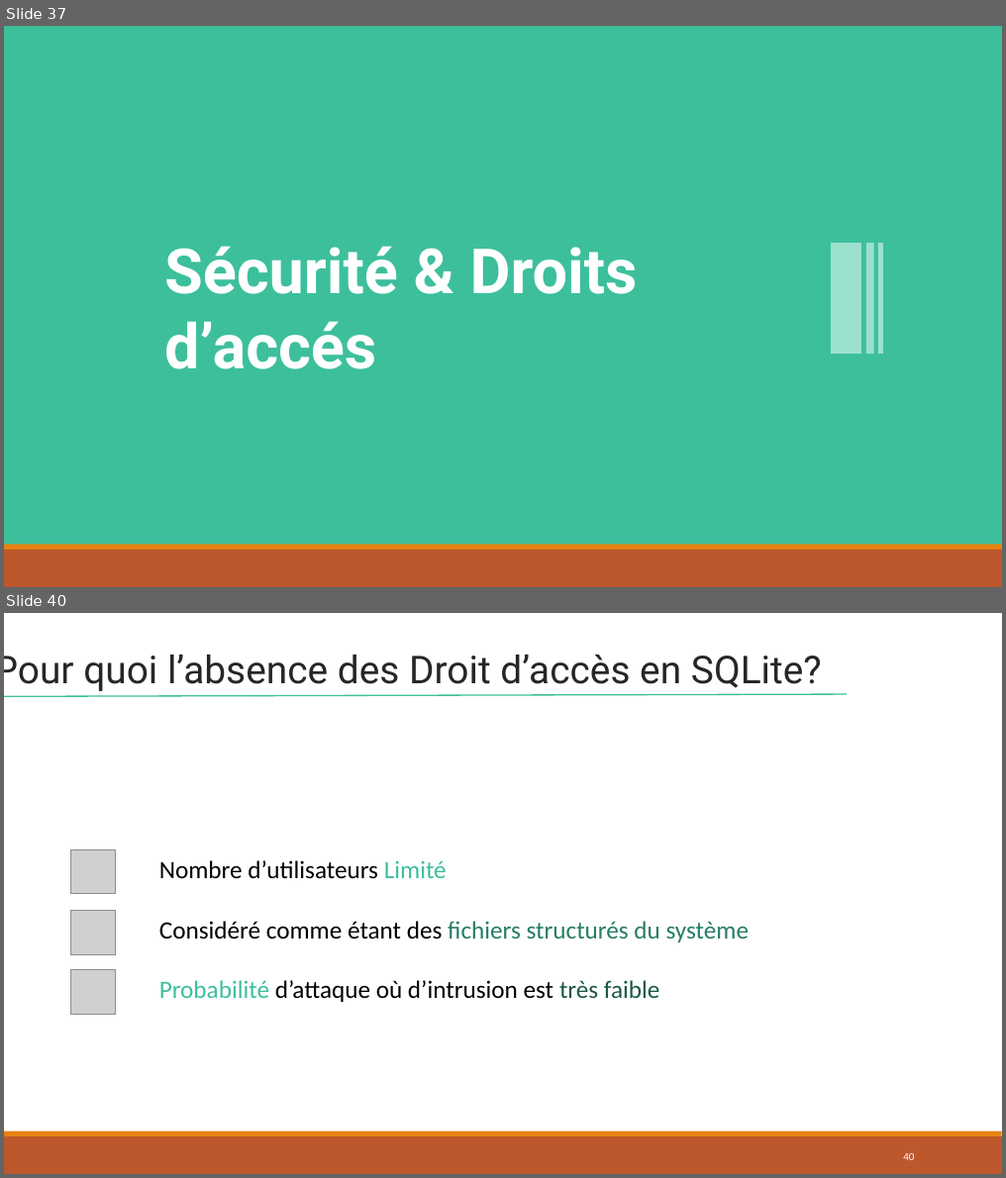
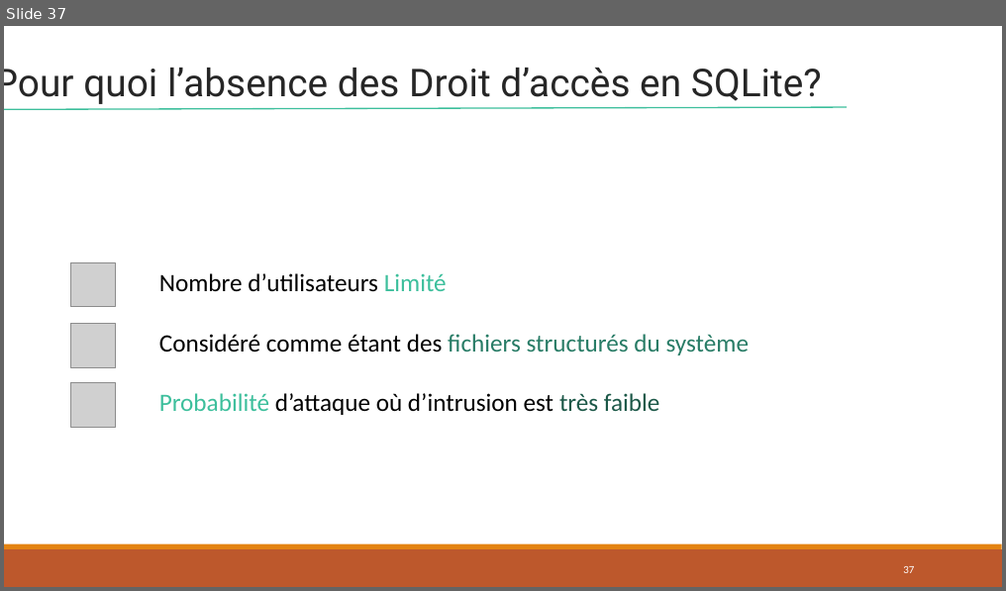
Before and after one commit to lahcenrahlaoui/Wingardium_Leviosaaaa, a slide deck: Presentation-projet-SQLite (1) - Copy.pptx. Shown one above the other, each under a label of ours: slides 37 and 40 before the commit, slide 37 after it; the slides between them are not shown. The pictures are 1006x1178 and 1006x591 pixels, drawn with LibreOffice and Linux fonts; fonts in the diff are those of the drawing; grey boxes stand for pictures. Boxes give left, top, right and bottom in pixels: in the first picture for what was removed or moved away, otherwise in the second. Text is boxed around its words. In the diff, an @@ line names an element or a change of style, - is before the commit and + after.

```diff
--- a/Presentation-projet-SQLite (1) - Copy.pptx
+++ b/Presentation-projet-SQLite (1) - Copy.pptx
@@ slide 37 removed at box(4, 26, 1002, 587), background #3DBF9C; not listed: 2 template elements that a slide beside it also shows @@
@@ text removed at box(164, 246, 638, 370) @@
-Sécurité & Droits d’accés
@@ rectangle removed at box(832, 243, 862, 354) @@
@@ rectangle removed at box(866, 243, 874, 354) @@
@@ rectangle removed at box(878, 243, 884, 354) @@
@@ what was slide 40 is now slide 37 @@
@@ page number at box(903, 567, 914, 573): text changed @@
-40
+37
```
Also in this commit, not shown: 2 slides changed, 3 slides added, 5 other slides removed.
